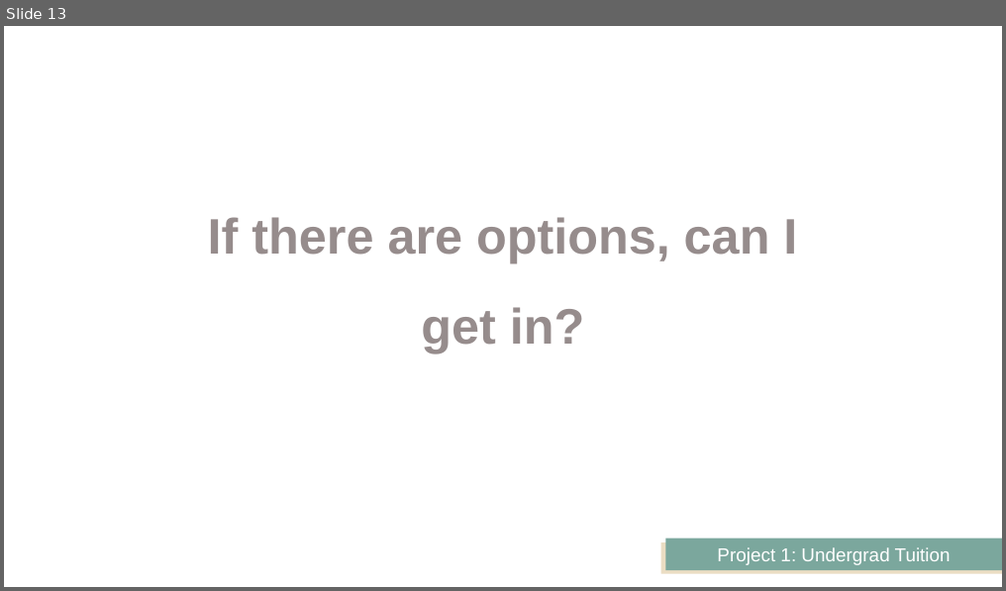
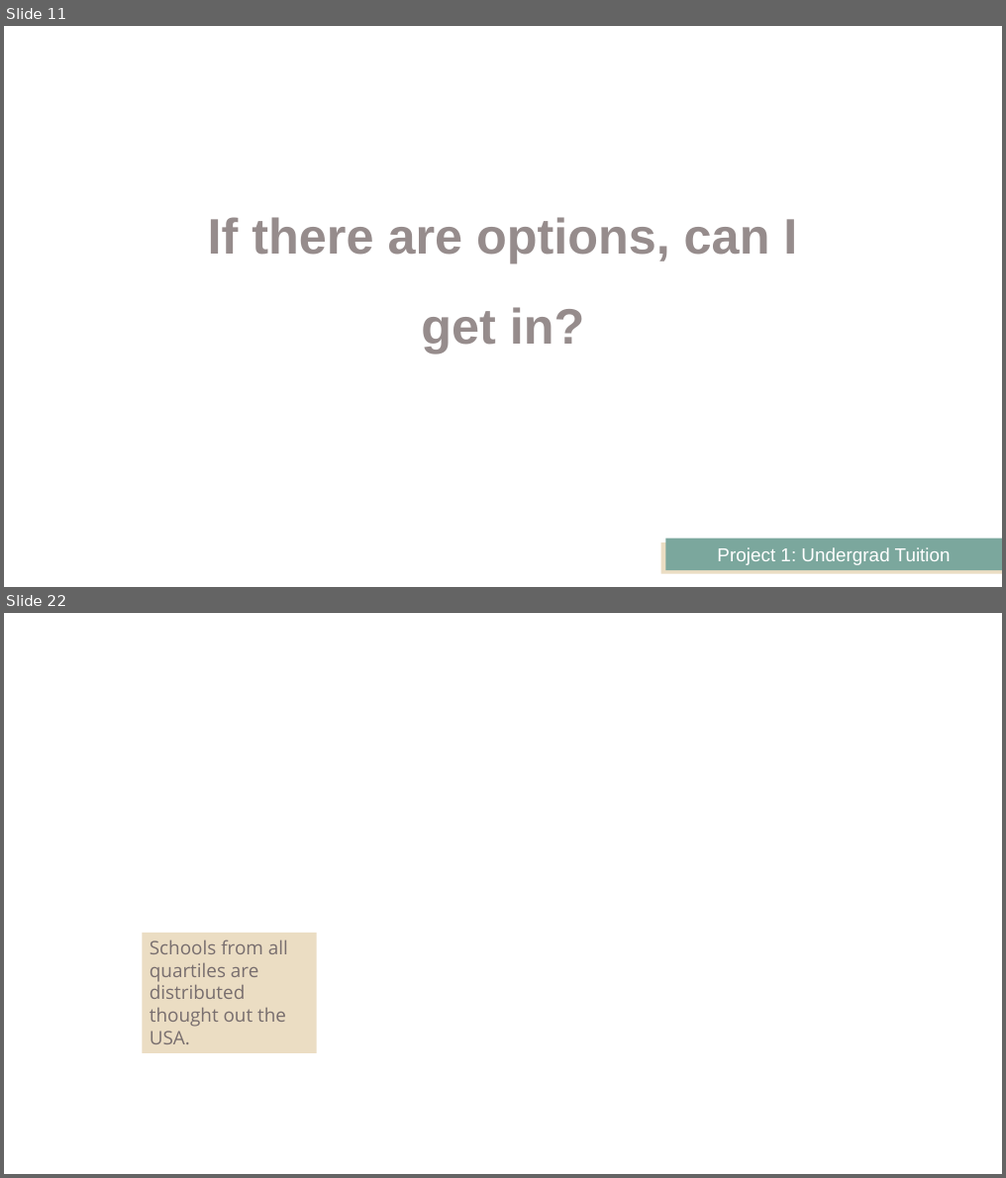
Before and after one commit to JeffPinegar/Proj1_undergraduate, a slide deck: Presentation/Getting Started.pptx. Shown one above the other, each under a label of ours: slide 13 before the commit, slides 11 and 22 after it; the slides between them are not shown. The pictures are 1006x591 and 1006x1178 pixels, drawn with LibreOffice and Linux fonts; fonts in the diff are those of the drawing; background and template pictures are left out. Boxes give left, top, right and bottom in pixels: in the first picture for what was removed or moved away, otherwise in the second. Text is boxed around its words. In the diff, an @@ line names an element or a change of style, - is before the commit and + after.

```diff
--- a/Presentation/Getting Started.pptx
+++ b/Presentation/Getting Started.pptx
@@ slide 22 added at [4,613,1002,1174], background picture (left out) @@
@@ rectangle added at [142,933,316,1054], fill #EBDDC3, 18 pt, text #786E6E @@
+Schools from all quartiles are distributed thought out the USA.
@@ what was slide 13 is now slide 11 @@
```
Also in this commit, not shown: 14 slides changed, 8 other slides added, 4 slides removed, 17 other files.
